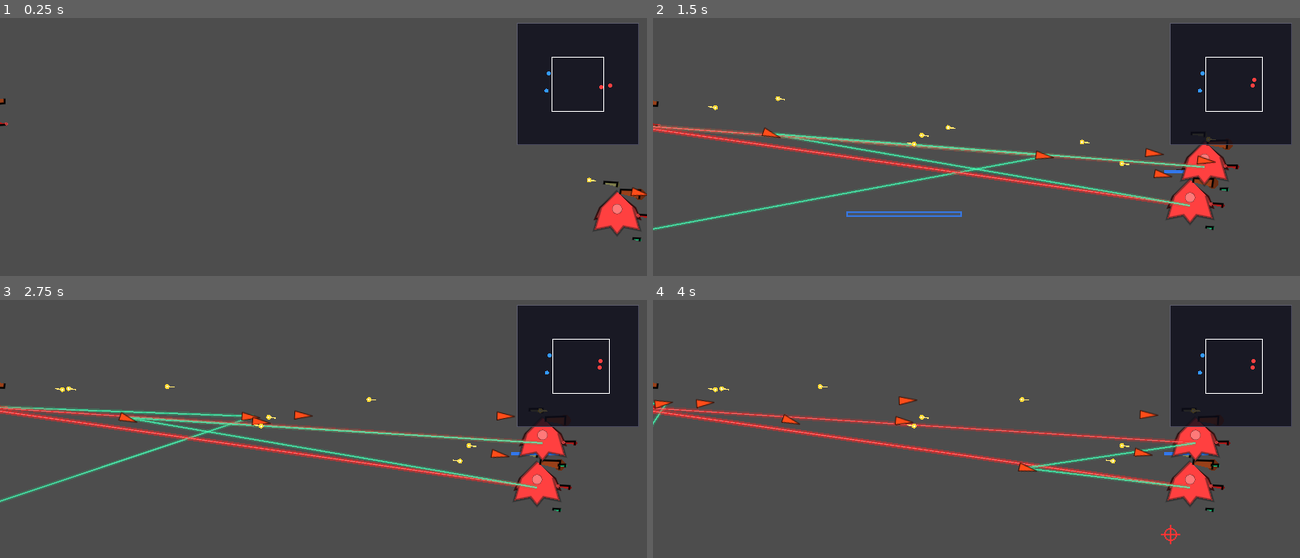
Above: before the commit, frames 1-4 (two rows, left to right).
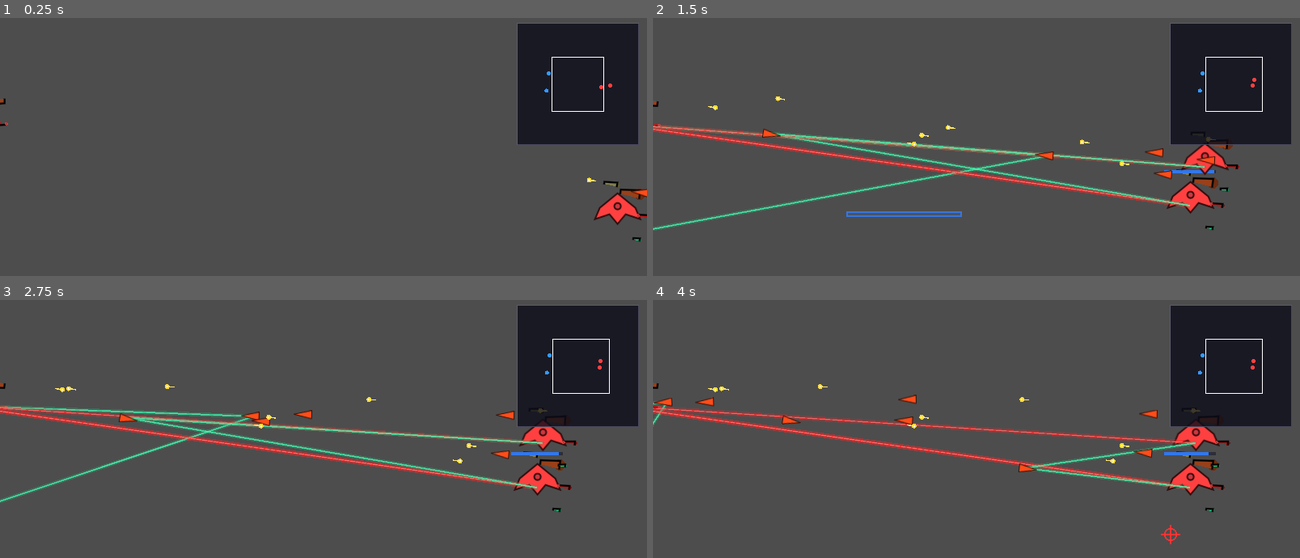
Above: after the commit, the same moments.

Repository: ZhanXuzhao/SpaceRTS
Game: Godot game, scene res://scenes/main.tscn
Same seed, same stepped clock (60 frames per second), same inputs: the game is played once before the commit and once after it.
Inputs (mouse positions are in pixels of both pictures, inside the frame that each line leads up to):
- Up to frame 1 (0.25 s): no input
- Up to frame 2 (1.5 s): tap Enter at 0.5 s; move the mouse to (1118, 180) at 0.52 s; hold W 0.53-1.25 s; tap R at 0.6 s; click (1118, 180) at 0.67 s; drag from (847, 216) to (1190, 206) at 1.27 s
- Up to frame 3 (2.75 s): move the mouse to (388, 400) at 2.02 s; hold W from 2.03 s (still down); hold Shift from 2.03 s (still down)
- Up to frame 4 (4 s): release W at 2.75 s; release Shift at 2.75 s; drag from (944, 552) to (1196, 441) at 2.77 s; move the mouse to (1170, 534) at 3.52 s; hold A from 3.53 s (still down); tap Q at 3.6 s

The runs differ from the first frame. In frame 1, 0.6% of the frame differs, in the area x 91-100%, y 65-85%; in frame 2, 1.3%; in frame 3, 1.4%; in frame 4, 1.5%, in the area x 0-88%, y 36-80%.

Commit message:
Clean up: remove old hand-drawn ship polygon code (replaced by PNG texture)

Diff:
--- a/scripts/projectile.gd
+++ b/scripts/projectile.gd
@@ -119,8 +119,8 @@
 func _draw() -> void:
 	if is_homing:
 		# 导弹：SVG 纹理，方向与速度一致
+		draw_texture(MISSILE_TEXTURE, Vector2(-12, -6), projectile_color)
 		draw_set_transform(Vector2.ZERO, _direction.angle())
-		draw_texture(MISSILE_TEXTURE, Vector2(-12, -6), projectile_color)
 	else:
 		# 子弹：小圆点 + 拖尾
 		draw_circle(Vector2.ZERO, projectile_size, projectile_color)
--- a/scripts/unit.gd
+++ b/scripts/unit.gd
@@ -524,28 +524,6 @@
 	if is_selected:
 		body_tint = Color(0.5, 0.7, 1.0)
 	draw_texture_rect(SHIP_TEXTURE, Rect2(-32, -32, 64, 64), false, body_tint)
-	# 船体（六边形飞船）
-	var body_color = unit_color
-	if is_selected:
-		body_color = Color(0.5, 0.7, 1.0)
-
-	# 飞船多边形：箭头形，尖端向上
-	var ship = PackedVector2Array([
-		Vector2(0, -32),       # 船头
-		Vector2(-20, -12),     # 左翼
-		Vector2(-28, 16),      # 左引擎
-		Vector2(-8, 12),       # 左尾
-		Vector2(0, 22),        # 尾中
-		Vector2(8, 12),        # 右尾
-		Vector2(28, 16),       # 右引擎
-		Vector2(20, -12),      # 右翼
-	])
-	draw_colored_polygon(ship, body_color)
-	draw_polyline(ship, Color(0.1, 0.1, 0.1, 0.5), 2.0, true)
-
-	# 驾驶舱
-	draw_circle(Vector2(0, -10), 6, body_color.lightened(0.3))
-	draw_circle(Vector2(0, -10), 6, Color(0.1, 0.1, 0.1, 0.3), false, 1.0)
 
 	# ---- 绘制武器 ----
 	for i in range(slot_count):
